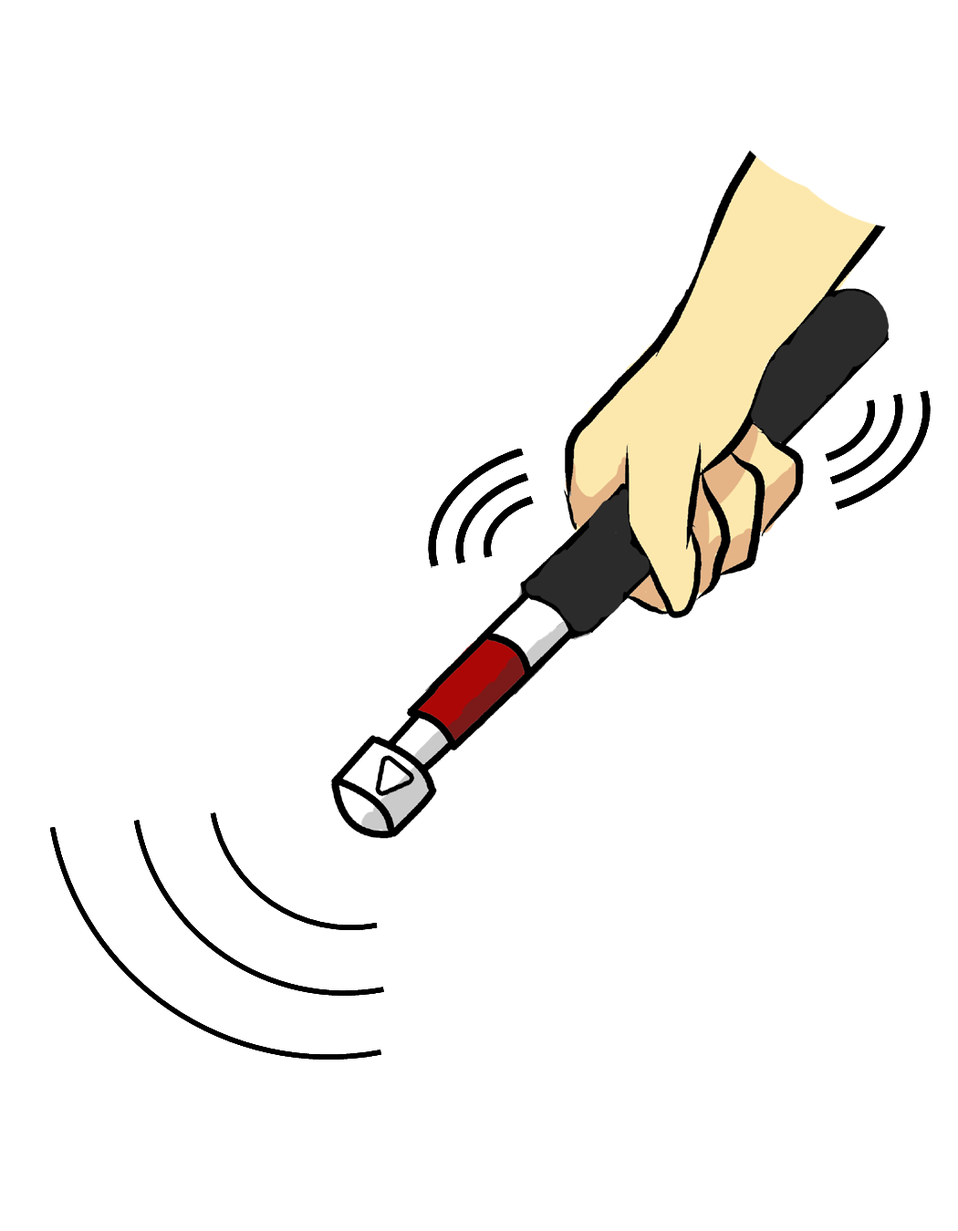
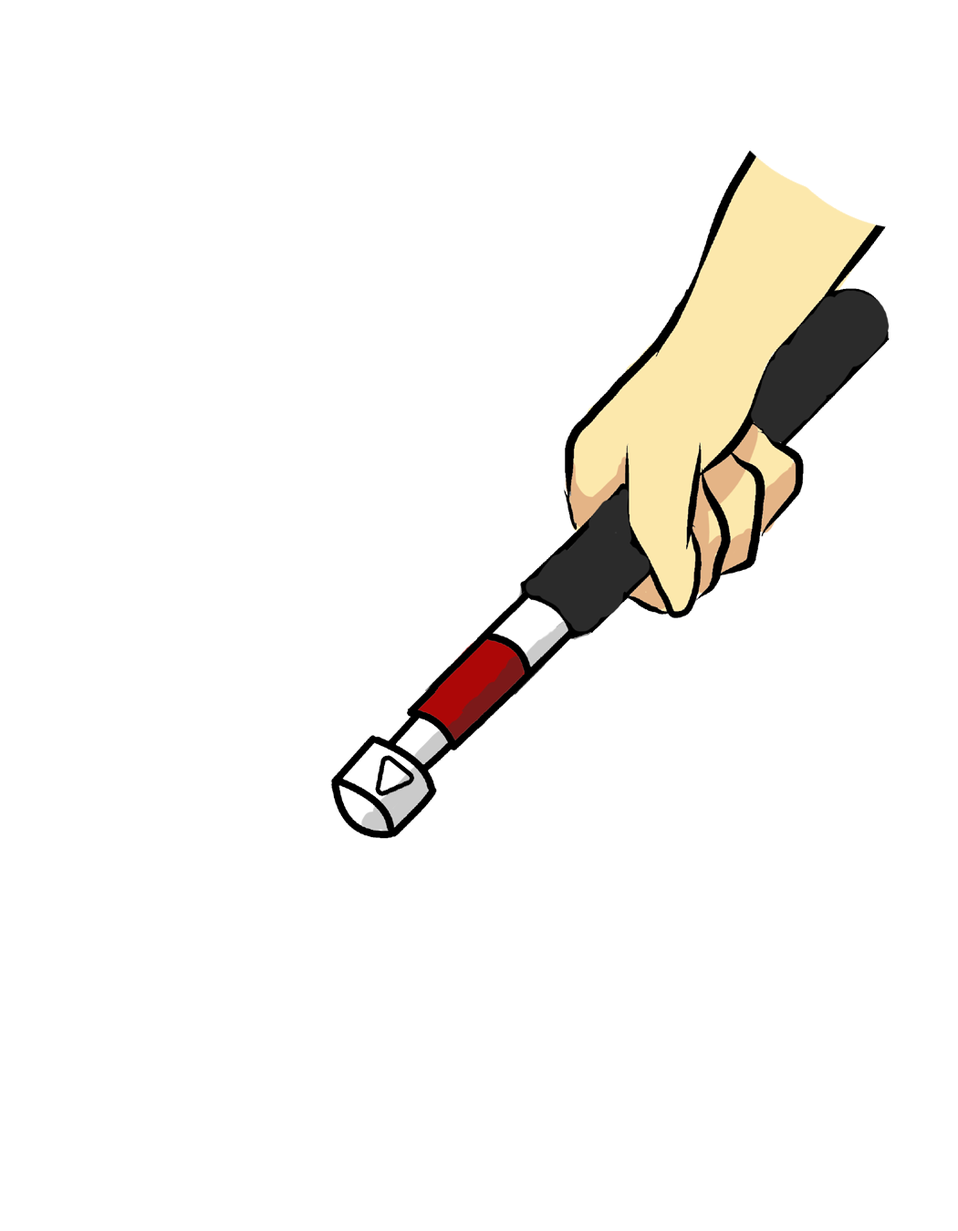
Layer changes from the first (958, 1231) image to the second:
added layer "Layer 5 copy" above "Layer 5" over box(50, 812, 385, 1060)
hid "Layer 5" over box(50, 812, 385, 1060)
added layer "Layer 4 copy" above "Layer 4" over box(427, 448, 534, 569)
hid "Layer 4" over box(427, 448, 534, 569)
added layer "Layer 3 copy" above "Layer 3" over box(824, 390, 931, 510)
hid "Layer 3" over box(824, 390, 931, 510)
